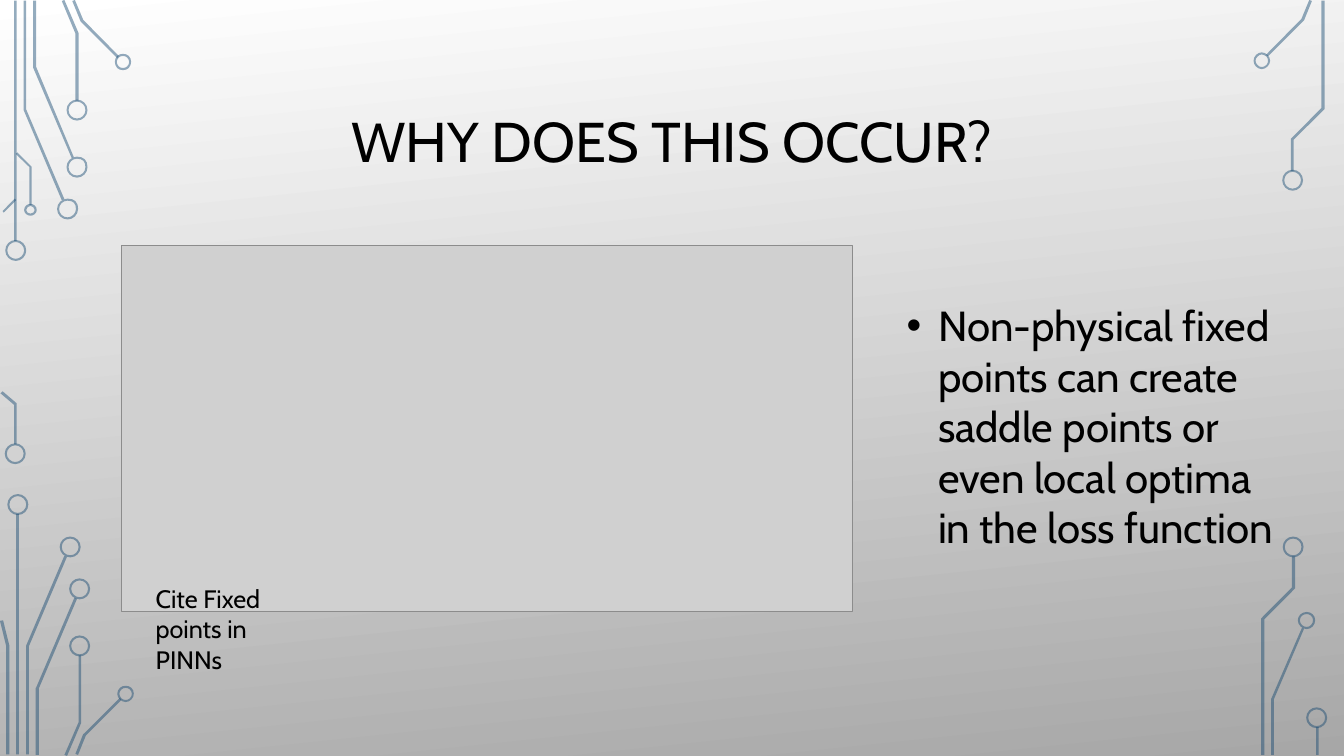
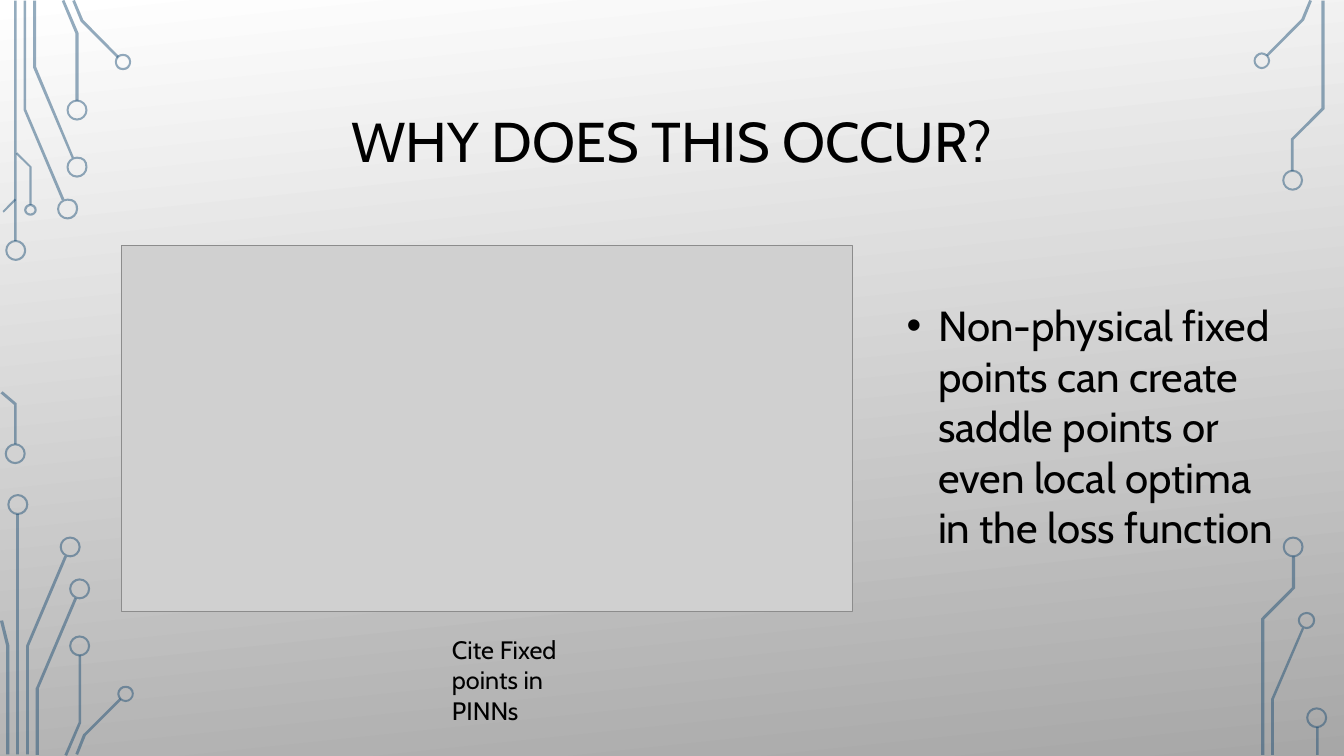
Before and after one commit to damienbeecroft/pnnl_research, a slide deck: slide 5 of MFFBPINNs.pptx. Drawn at 1344x756 pixels with LibreOffice and Linux fonts; fonts in the diff are those of the drawing; grey boxes stand for pictures; background and template pictures are left out. Boxes give left, top, right and bottom in pixels: in the first picture for what was removed or moved away, otherwise in the second. Text is boxed around its words. In the diff, an @@ line names an element or a change of style, - is before the commit and + after.

Commit message:
Updated the powerpoint

```diff
--- a/MFFBPINNs.pptx
+++ b/MFFBPINNs.pptx
@@ text "Cite Fixed points in PINNs": place and size @@
-text "Cite Fixed points in PINNs" at box(156, 589, 260, 670)
+text "Cite Fixed points in PINNs" at box(452, 640, 557, 721)
```
Also in this commit, not shown: 1 other slide changed, 2 slides added.
